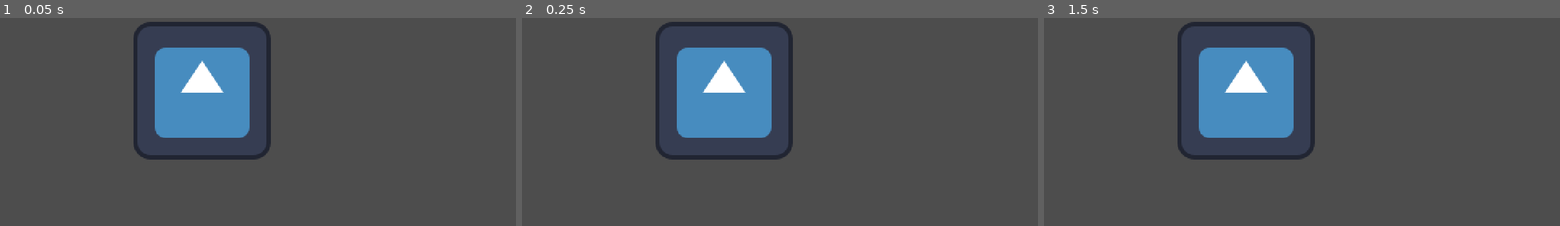
Above: before the commit, frames 1-3 (left to right).
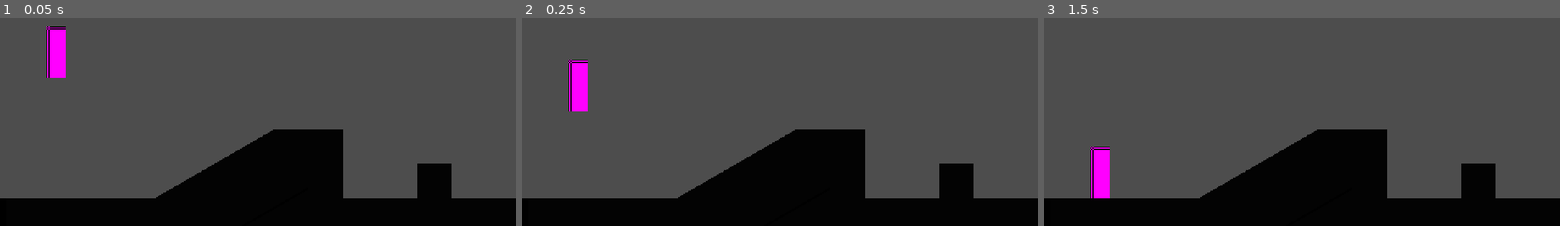
Above: after the commit, the same moments.

Repository: Daqmon/Jogos_Digitais_2-2026
Game: Godot game, scene res://playground.tscn
Same seed, same stepped clock (60 frames per second), same inputs: the game is played once before the commit and once after it. The engine's default icon, where the game draws it, is replaced by a stand-in: a white triangle on a blue panel in a dark square.
Inputs:
- Up to frame 1 (0.05 s): no input
- Up to frame 2 (0.25 s): no input
- Up to frame 3 (1.5 s): tap Enter at 1.25 s

The runs differ from the first frame. In frame 1, 33% of the frame differs, in the area x 0-100%, y 1-100%; in frame 2, 33%; in frame 3, 33%.

Commit message:
added placeholders and structure of player state machine

Diff:
--- /dev/null
+++ b/game/metroidvania/player/player.tscn
@@ -0,0 +1,30 @@
+[gd_scene format=3 uid="uid://dd0te187ig2kn"]
+
+[ext_resource type="Script" uid="uid://8cprrum2fial" path="res://player/scripts/player.gd" id="1_oul6g"]
+[ext_resource type="Script" uid="uid://bdcwfc2pb71qi" path="res://player/states/idle.gd" id="2_g1dw6"]
+[ext_resource type="Script" uid="uid://ne8n2v0d5l7e" path="res://player/states/player_state.gd" id="2_rkbax"]
+
+[sub_resource type="PlaceholderTexture2D" id="PlaceholderTexture2D_2fjfn"]
+size = Vector2(18, 48)
+
+[sub_resource type="RectangleShape2D" id="RectangleShape2D_2fjfn"]
+size = Vector2(16, 46)
+
+[node name="Player" type="CharacterBody2D" unique_id=1800775826]
+script = ExtResource("1_oul6g")
+
+[node name="Sprite2D" type="Sprite2D" parent="." unique_id=1760834097]
+position = Vector2(0, -24)
+texture = SubResource("PlaceholderTexture2D_2fjfn")
+
+[node name="CollisionShape2D" type="CollisionShape2D" parent="." unique_id=1636624051]
+position = Vector2(0, -23)
+shape = SubResource("RectangleShape2D_2fjfn")
+
+[node name="States" type="Node" parent="." unique_id=1468108956]
+
+[node name="Idle" type="Node" parent="States" unique_id=179504871]
+script = ExtResource("2_g1dw6")
+
+[node name="Run" type="Node" parent="States" unique_id=95418396]
+script = ExtResource("2_rkbax")
--- /dev/null
+++ b/game/metroidvania/player/scripts/player.gd
@@ -0,0 +1,59 @@
+class_name Player extends CharacterBody2D
+
+var states : Array[ PlayerState ]
+var current_state : PlayerState :
+	get : return states[ 0 ]
+var previous_state : PlayerState :
+	get : return states[ 1 ]
+
+var direction : Vector2 = Vector2.ZERO
+var gravity : float = 980
+
+func _ready() -> void:
+	initilize_states()
+
+func _unhandled_input(event: InputEvent) -> void:
+	change_state( current_state.handle_input( event ) )
+
+func _process( _delta: float ) -> void:
+	update_direction()
+	change_state( current_state.process( _delta ) )
+
+func _physics_process( _delta: float ) -> void:
+	velocity.y += gravity * _delta
+	move_and_slide()
+	change_state( current_state.physics_process( _delta ) )
+
+func initilize_states() -> void:
+	states = []
+
+	for c in $States.get_children():
+		if c is PlayerState:
+			c.player = self
+			states.append( c )
+
+	if states.size() == 0:
+		return
+
+	for state in states:
+		state.init()
+
+	current_state.enter()
+
+func change_state( new_state : PlayerState ) -> void:
+	if new_state == null:
+		return
+	elif new_state == current_state:
+		return
+
+	if current_state:
+		current_state.exit()
+
+	states.push_front( new_state )
+	current_state.enter()
+	states.resize( 3 )
+
+func update_direction() -> void:
+	var prev_direction : Vector2 = direction
+
+	direction = Input.get_vector( "left", "right", "up", "down" )
--- /dev/null
+++ b/game/metroidvania/player/states/idle.gd
@@ -0,0 +1,19 @@
+class_name PlayerStateRun extends PlayerState
+
+func init() -> void:
+	pass
+
+func enter() -> void:
+	pass
+
+func exit() -> void:
+	pass
+
+func handle_input( _event : InputEvent ) -> PlayerState:
+	return next_state
+
+func process( _delta : float ) -> PlayerState:
+	return next_state
+
+func physics_process( _delta : float ) -> PlayerState:
+	return next_state
--- /dev/null
+++ b/game/metroidvania/player/states/player_state.gd
@@ -0,0 +1,22 @@
+class_name PlayerState extends Node
+
+var player : Player
+var next_state: PlayerState
+
+func init() -> void:
+	pass
+
+func enter() -> void:
+	pass
+
+func exit() -> void:
+	pass
+
+func handle_input( _event : InputEvent ) -> PlayerState:
+	return next_state
+
+func process( _delta : float ) -> PlayerState:
+	return next_state
+
+func physics_process( _delta : float ) -> PlayerState:
+	return next_state
--- /dev/null
+++ b/game/metroidvania/player/states/run.gd
@@ -0,0 +1,19 @@
+class_name PlayerStateIdle extends PlayerState
+
+func init() -> void:
+	pass
+
+func enter() -> void:
+	pass
+
+func exit() -> void:
+	pass
+
+func handle_input( _event : InputEvent ) -> PlayerState:
+	return next_state
+
+func process( _delta : float ) -> PlayerState:
+	return next_state
+
+func physics_process( _delta : float ) -> PlayerState:
+	return next_state
--- a/game/metroidvania/playground.tscn
+++ b/game/metroidvania/playground.tscn
@@ -1,9 +1,63 @@
 [gd_scene format=3 uid="uid://b270y60t5afyc"]
 
-[ext_resource type="Texture2D" uid="uid://dukxccvsmgrmv" path="res://icon.svg" id="1_rupst"]
+[ext_resource type="PackedScene" uid="uid://dd0te187ig2kn" path="res://player/player.tscn" id="1_rupst"]
 
-[node name="Node2D" type="Node2D" unique_id=1191065069]
+[sub_resource type="Gradient" id="Gradient_wt17y"]
+offsets = PackedFloat32Array(0, 0.02016129, 0.044354837)
+colors = PackedColorArray(0, 0, 0, 1, 0.010994203, 0.010994203, 0.010994203, 1, 0.012617188, 0.012617188, 0.012617188, 1)
 
-[node name="Icon" type="Sprite2D" parent="." unique_id=352669825]
-position = Vector2(188, 144)
-texture = ExtResource("1_rupst")
+[sub_resource type="GradientTexture2D" id="GradientTexture2D_q1eoi"]
+gradient = SubResource("Gradient_wt17y")
+width = 32
+height = 32
+
+[sub_resource type="RectangleShape2D" id="RectangleShape2D_2fjfn"]
+size = Vector2(32, 32)
+
+[node name="Playground" type="Node2D" unique_id=1191065069]
+
+[node name="Sprite2D" type="Sprite2D" parent="." unique_id=191023855]
+position = Vector2(238.5, 260)
+scale = Vector2(15.46875, 1)
+texture = SubResource("GradientTexture2D_q1eoi")
+
+[node name="StaticBody2D" type="StaticBody2D" parent="Sprite2D" unique_id=854065795]
+
+[node name="CollisionShape2D" type="CollisionShape2D" parent="Sprite2D/StaticBody2D" unique_id=1189869678]
+shape = SubResource("RectangleShape2D_2fjfn")
+
+[node name="Sprite2D2" type="Sprite2D" parent="." unique_id=1716789696]
+position = Vector2(287, 212)
+scale = Vector2(2, 2)
+texture = SubResource("GradientTexture2D_q1eoi")
+
+[node name="StaticBody2D" type="StaticBody2D" parent="Sprite2D2" unique_id=535824524]
+
+[node name="CollisionShape2D" type="CollisionShape2D" parent="Sprite2D2/StaticBody2D" unique_id=2046836034]
+scale = Vector2(0.9999999, 0.99999994)
+shape = SubResource("RectangleShape2D_2fjfn")
+
+[node name="Sprite2D3" type="Sprite2D" parent="." unique_id=1504750247]
+position = Vector2(404, 228)
+texture = SubResource("GradientTexture2D_q1eoi")
+
+[node name="StaticBody2D" type="StaticBody2D" parent="Sprite2D3" unique_id=910633453]
+
+[node name="CollisionShape2D" type="CollisionShape2D" parent="Sprite2D3/StaticBody2D" unique_id=386991809]
+scale = Vector2(0.99999994, 0.99999994)
+shape = SubResource("RectangleShape2D_2fjfn")
+
+[node name="Sprite2D4" type="Sprite2D" parent="." unique_id=511920713]
+position = Vector2(215.77959, 239.85487)
+rotation = -2.0943952
+scale = Vector2(2.0147443, 3.9926064)
+texture = SubResource("GradientTexture2D_q1eoi")
+
+[node name="StaticBody2D" type="StaticBody2D" parent="Sprite2D4" unique_id=203060803]
+
+[node name="CollisionShape2D" type="CollisionShape2D" parent="Sprite2D4/StaticBody2D" unique_id=891261079]
+scale = Vector2(0.99999994, 0.99999994)
+shape = SubResource("RectangleShape2D_2fjfn")
+
+[node name="Player" parent="." unique_id=1800775826 instance=ExtResource("1_rupst")]
+position = Vector2(52, 130)
Not shown, added: game/metroidvania/player/scripts/player.gd.uid
Not shown, added: game/metroidvania/player/states/idle.gd.uid
Not shown, added: game/metroidvania/player/states/player_state.gd.uid
Not shown, added: game/metroidvania/player/states/run.gd.uid
